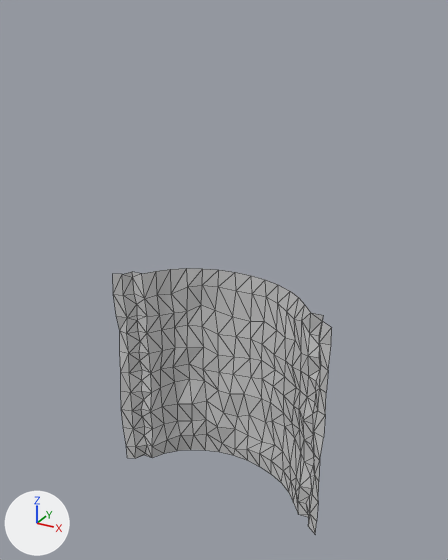
Renders of the FBX model Game/Assets/Resources/Graphic/BG/Map/Map_003.FBX from each side of a commit.
Both versions are drawn from a 50 mm lens placed at (13.7, -24.2, 18.8), pointed at (-0.1, 0.8, 6.3). Every picture has the same lights, and +X, +Y and +Z are marked at lower left. Mesh edges are drawn as thin lines.

Script lines for the objects in view, before the commit:
```python
me_mesh = bpy.data.meshes.new('Mesh')
me_mesh.from_pydata(...)  # 240 vertices, 420 faces; spans x -6.01..6.22, y -0.88..2.55, z -6.0..6.0
me_mesh.materials.append(mat_material__31)  # light grey #cacaca
ob_map_003 = bpy.data.objects.new('Map_003', me_mesh)
ob_map_003.location = (0.0, 0.0, 0.0)
```
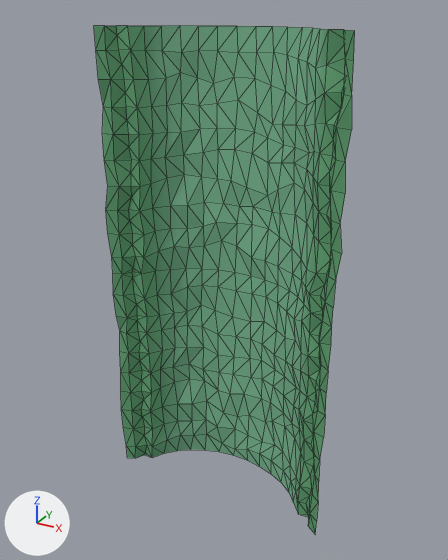
The newer file is also turned or shifted as a whole; pictures and numbers use the older file's frame.

Pixel boxes [x1, y1, x2, y2] of what changed, in the pictures (448 x 560 px):
'Map_003', reshaped (19% wider, 91% taller)
    before: [113, 268, 332, 534]
    after: [94, 25, 355, 534]
part 1 of me_mesh, built on
    before: [142, 268, 304, 319]
    after: [94, 25, 355, 327]
part 2 of me_mesh, recoloured (grey to green)
    both: [113, 269, 332, 534]

Diff of the bpy script that builds the scene:
```diff
--- a/Game/Assets/Resources/Graphic/BG/Map/Map_003.FBX.py
+++ b/Game/Assets/Resources/Graphic/BG/Map/Map_003.FBX.py
@@ img_map_001_png @@
+img_map_001_png = load_image('Map_001.png', 'Map_001.png', 128, 128, 'sRGB')
@@ mat_material__26 @@
+mat_material__26 = principled_material('Material #26')
+mat_material__26.texture = img_map_001_png
+mat_material__26.roughness = 0.859
@@ me_mesh @@
 # used by ob_map_003; location = (0.0, 0.0, 0.0)
-me_mesh.from_pydata(...)  # 240 vertices, 420 faces; spans x -6.01..6.22, y -0.88..2.55, z -6.0..6.0
+me_mesh.from_pydata(...)  # 460 vertices, 840 faces; spans x -6.01..6.39, y -0.88..2.55, z -6.0..18.0
+# me_mesh part 1
+# 6 vertices move from x -4.09..3.79, y 0.66..2.13, z 6.0 to x -4.11..3.76, y 0.66..2.13, z 6.0
+# 220 vertices are added at x -6.01..6.39, y -0.88..2.55, z 6.22..18.0
+# 420 new faces join them
+# me_mesh part 2: 420 faces spanning x -6.01..6.22, y -0.88..2.55, z -6.0..6.0 switch from mat_material__31 (light grey #cacaca) to mat_material__26 (picture img_map_001_png)
```
